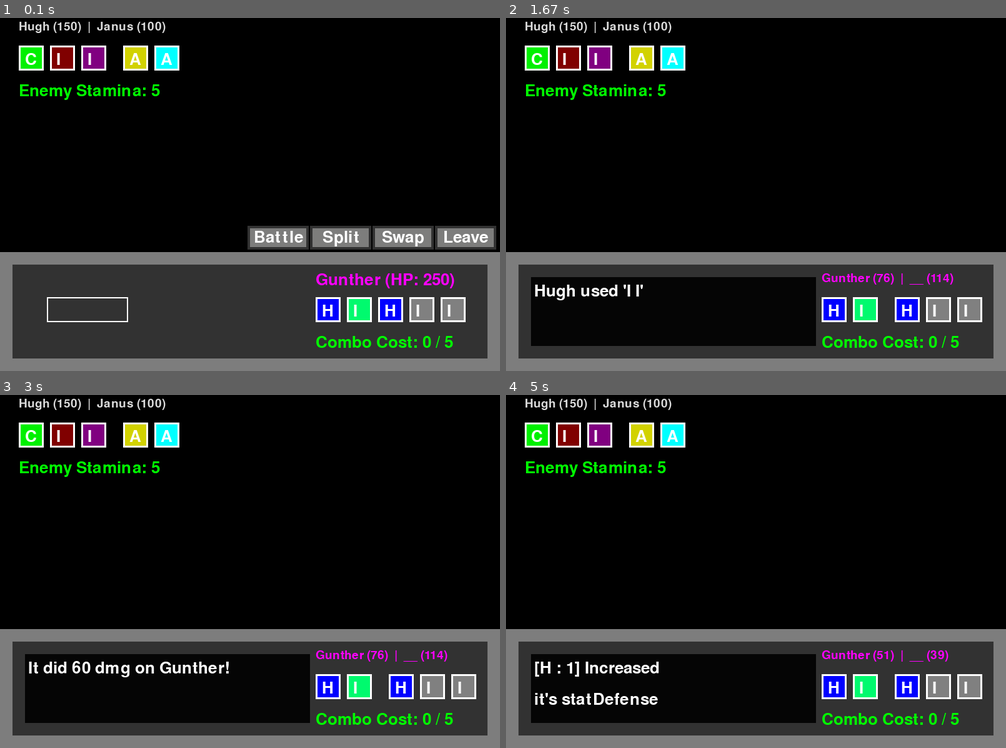
Above: before the commit, frames 1-4 (two rows, left to right).
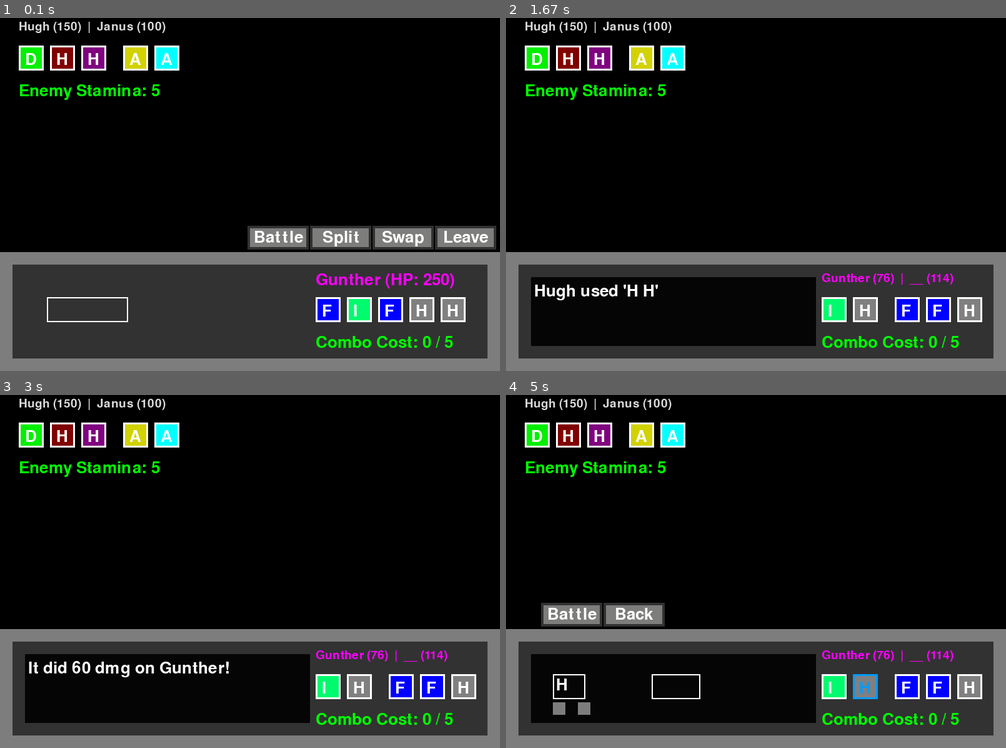
Above: after the commit, the same moments.

Repository: LWhite200/pygames
Game: pygame game, started from WordBound/WordBound.py
Same seed, same stepped clock (60 frames per second), same inputs: the game is played once before the commit and once after it.
Inputs (mouse positions are in pixels of both pictures, inside the frame that each line leads up to):
- Up to frame 1 (0.1 s): no input
- Up to frame 2 (1.67 s): click "H" at 0.38 s; click "I" at 0.72 s; click "Split" at 1.05 s; click "H" at 1.38 s
- Up to frame 3 (3 s): click (380, 423) at 1.72 s; click (435, 687) at 2.05 s; click (295, 465) at 2.38 s; click (210, 536) at 2.72 s
- Up to frame 4 (5 s): click "H" at 3.05 s; click (826, 610) at 3.38 s; click (876, 560) at 3.72 s; click "H" at 4.05 s; click "Battle" at 4.38 s; click (586, 546) at 4.72 s

The runs differ from the first frame. In frame 1, 0.2% of the frame differs, in the area x 5-92%, y 9-85%; in frame 2, 1.0%; in frame 3, 0.9%; in frame 4, 3.9%, in the area x 5-94%, y 9-91%.

Commit message:
Add files via upload

Diff:
--- a/WordBound/WordBound.py
+++ b/WordBound/WordBound.py
@@ -184,7 +184,7 @@
 
 
 def get_random_letters():
-    letter_options = ['A', 'C', 'H', 'I']
+    letter_options = ['A', 'B', 'C', 'D', 'E' , 'F', 'G', 'H', 'I']
     # letter_options = ['A', 'A', 'B', 'B', 'C', 'D', 'E', 'F', 'G', 'H', 'I', 'J', 'K', 'L']
     return [deity.Letter(random.choice(letter_options)) for _ in range(5)]
 
@@ -211,7 +211,7 @@
 # -------- HELPER FUNCTIONS --------
 
 def needAim(player):
-    return not all(letter.char in ('C', 'D', 'G', 'H') for letter in player.lets)
+    return not all(letter.char in ("C", "D", "F", "G", "I", "K") for letter in player.lets)
 
 def hitMulti(player):
     return any(letter.char in ('C', 'D') for letter in player.lets)
@@ -236,9 +236,8 @@
 def calculate_damage(attacking, receiving):
     global curDialog, tempBattleDialog
 
-    attacking.removeTemporary() # remove all their temporary stat changes
-    aboveOrBelow = sum(letter.power for letter in attacking.lets) # for display
-    base_damage = 0 # sum(letter.power for letter in word)
+    attacking.removeTemporary()
+    base_damage = 0
 
     #---------------------------------------------------------------------------------
     for i, letter in enumerate(attacking.lets):
@@ -247,8 +246,13 @@
         oppType = receiving.battleType
         letterStat = letter.statChange.split(",")
 
-        # Calculate Damage
-        if letterDmg > 0:
+        attribute = letterStat[0] # no need to change
+        direction = 1 if letterStat[1] == 'increase' else -1 if letterStat[1] == 'decrease' else letterStat[1] # increase, decrease, 'burn'
+        who = attacking if letterStat[1] == 'user' else receiving
+
+
+
+        if attribute == 'curHP':
             if letterType in weaknesses[oppType]:
                 base_damage += letterDmg + 10
             elif letterType in resistances[oppType]:
@@ -256,35 +260,13 @@
             else:
                 base_damage += letterDmg
 
-        # Calculate Changes to enemy stats
-        for target, role in [(receiving, "opp"), (attacking, "user")]:
-            if letterStat and len(letterStat) > 2 and letterStat[2] == role and letter.char != "G":
-                stat = letterStat[0]
-
-                stat = ("stat" if i == 0 else "temp") + stat
-
-                if target == attacking:
-                    tempBattleDialog.append(f"[{letter.char} : {str(i+1)}] {letterStat[1]}d")
-                    tempBattleDialog.append(f"it's {stat}")
-                else:
-                    tempBattleDialog.append(f"{str(i+1)} : [ {letter.char} ] {letterStat[1]}d")
-                    tempBattleDialog.append(f"{target.name}'s {stat} ")
-
-                if hasattr(target, stat):  # Ensure target has the stat attribute
-                    if letterStat[1] == "increase":
-                        change = 1
-                    else:
-                        change = -1
-                    setattr(target, stat, getattr(target, stat) + change)
-
-
-
-    #if base_damage > aboveOrBelow and base_damage > 0:
-       # curDialog.append("Super Effective!!!")
-       # curDialog.append(f"")
-    #elif base_damage < aboveOrBelow and base_damage > 0:
-       # curDialog.append("Not That Effective")
-       # curDialog.append(f"")
+        elif attribute in ('attack', 'defense', 'accuracy'):
+            attribute = "temp" + attribute if i >0 else attribute # defense or tempdefense stat
+            changedHow = "increased" if direction == 1 else "decreased"
+            setattr(who, attribute, getattr(who, attribute) + direction) # --- do this chat gbt
+            thePerson = "it's" if who == attacking else str(receiving.name)
+            curDialog.append(f"[{letter.char} : {str(i+1)}] {changedHow}")
+            curDialog.append(f"{thePerson} {attribute}")
 
     return base_damage
 
@@ -295,82 +277,63 @@
 def curMove(person, target, SecondTarg):
     global player1, player2, enemy, enemy2, curDialog, playerTeam, enemyTeam, tempBattleDialog
 
+    # If person has multi-hit, find what their other target is (defaut is player1 or enemy [1])
     targTeam = playerTeam if (target == player1 or target == player2) else enemyTeam
     t1, t2 = target, None
-
-    # If person has multi-hit, find what their other target is (defaut is player1 or enemy [1])
     if hitMulti(person):
         if targTeam == playerTeam:
             t2 = player1 if (t1 == player2) else player2
         else:
             t2 = enemy if (t1 == enemy2) else enemy2
 
-
-
-    # What move
     curDialog.append(f"{person.name} used '{' '.join([letter.char for letter in person.lets])}'")
     curDialog.append(f"")
 
     for targ in [t1, t2]:
-
         if not targ:
             continue
-
-
 
         # --- If protect is used ---
         if targ.protect >= 3 and targ != person:
             curDialog.append(f"{person.name} hit into")
             curDialog.append(f"protected {targ.name}")
             continue
-
-        # stop from hitting self
         elif person.protect >= 3 and not needAim(person):
             continue
-
         if person.curHP <= 0 or targ.curHP <= 0:
             continue
 
-
+        # So only attacks that hit multiple targets hit the second target
         temp = []
-        # So only attacks that hit multiple targets him the second target
         if targ == t2:
             temp = MultiHitPerson(person)
-            print(f"{temp.name} {len(temp.lets)}")
             dmg = calculate_damage(temp, targ)
         else:
-            print(f"{person.name} {len(person.lets)}")
             dmg = calculate_damage(person, targ)
-
         if temp:
             person.lets = temp
 
+        # calculate the damage done
+        # also do some dialog display
         peekHP = 0
         targ.take_damage(dmg)
         peekHP = targ.curHP
         targTeam[0].curHP -= dmg
         if targTeam[0].curHP < 0:
             targTeam[0].curHP = 0
-
-
         if dmg > 0:
             curDialog.append(f"It did {dmg} dmg on {targ.name}!")
             curDialog.append(f"")
-
         for dialog in tempBattleDialog:
             curDialog.append(dialog)
         tempBattleDialog = []
 
-
         # remove targ if they died
         if peekHP < 1:
-
             ThisSecond = True if targ == (player2 or enemy2) else False
-
             if targ:
                 curDialog.append(f"{targ.name}'s fainted!")
                 curDialog.append(f"")
-
             if targTeam == playerTeam:
                 if ThisSecond:
                     player2 = None
@@ -387,6 +350,9 @@
     # Reset things
     # ---blank for now as how is the stamina undated, does each deity have unique???---    person.update_stamina(person.calculate_combo_stamina_cost())
     person.lets = []
+
+
+
 
 
 
@@ -1021,6 +987,7 @@
 
 
 
+
             playerTurn = True  # Reset for the next turn
 
 
--- a/WordBound/objs/deity.py
+++ b/WordBound/objs/deity.py
@@ -35,41 +35,106 @@
         self.tier = random.randint(1, 3)
 
         self.power = 50 if self.char in ["A", "B"] else 25 if self.char in ["C", "D"] else 0
-        self.statChange = "" if self.char in ["A", "B"] else self.getStatChange(self.char)
+        self.statChange = self.getStatChange(self.char)
 
         self.Accuracy = 100
 
     def getStatChange(self, letter):
 
-        # letters not present: A, B, C, D
-
-        # status
-        if letter == "E":
-            return "Accuracy,increase,user"
-
-        # Heal
+        # notNeedAim --- ('C', 'D', 'G', 'H', 'F', 'I', 'K')
+
+        # multi hit ---- ('C', 'D') or contains 'M'
+
+        # ---- Must Be Alone ---- ("G", U, V, J)
+
+        # must be paired with attacking (M, I, S)
+
+        # ("C", "D", "F", "G", "I", "K")
+
+        if letter == "A":
+            return "curHP,decrease,opp"
+
+        elif letter == "B":
+            return "curHP,decrease,opp"
+
+        elif letter == "C":
+            return "curHP,decrease,opp"
+
+        elif letter == "D":
+            return "curHP,decrease,opp"
+
+        elif letter == "E":
+            return "attack,decrease,opp"
+
         elif letter == "F":
-            return "Accuracy,decrease,opp"
-
-        # Protect, must be alone for full protect, else it is 'wide guard' with slight defense boost
+            return "attack,increase,user"
+
         elif letter == "G":
-            return "Defense,increase,user"
-
-        # Current Move Accuracy increase, no miss?
+            return "PROTECT,increase,user"
+
         elif letter == "H":
-            return "Defense,Increase,user"
-
-        # Changes weather if out front, else temporary current turn weather change
+            return "defense,decrease,opp"
+
         elif letter == "I":
-            return "Accuracy,decrease,opp"
-
-        # User cannot switch out [j, idk abouit k and L]
+            return "defense,increase,user"
+
+        elif letter == "J":
+            return "accuracy,decrease,opp"
+
+        elif letter == "K":
+            return "accuracy,increase,user"
+
+
+
+
+
+
+
+
+        elif letter == "L":
+            return "Perish Song"
+
+        elif letter == "M":
+            return "weather"
+
+        elif letter == "N":
+            return "MEAN LOOK"
+
+        # ---- Must be paired with attacking ----
+        elif letter == "O":
+            return "MULTI-ATTACK"
+
+        elif letter == "P":
+            return "Multi-stat"
+
+        elif letter == "Q":
+            return "FakeOut"
+
+
+
+
+
+
+
+        elif letter == "R":
+            return "BURN"
+
+        elif letter == "S":
+            return "SHOCK"
+
+        elif letter == "T":
+            return "FREEZE"
+
+        # -- Stat changing below ---
+
+        # ---- ATTACK CHANGE ----
+
+
+        # ---- DEFENSE CHANGE ----
+
+
         else:
             return ""
-
-    def getRandomStat(self, isStatus):
-        if not isStatus:
-            return random.choice(["speed", "physical", "special", "Accuracy"])
 
     def ranColor(self):
         colors = ["red", "blue", "green", "brown", "lime", "yellow", "black", "white", "grey", "cyan", "magenta", "orange", "purple", "maroon"]
@@ -88,36 +153,36 @@
         self.letters = letters # What the deity can use
         self.lets = []         # current move the player is choosing to do
 
-        self.physical = 100
-        self.defense = 100
-        self.special = 100
-        self.Accuracy = 100
+        self.baseAttack = 100
+        self.baseDefense = 100
+        self.baseSpecial = 100
+        self.baseAccuracy = 100
 
         # -- stats below are stages, out of 6. 1/4 for all stat increase so maximum of *2.5
 
         self.protect = 0 # 0 = not, 1 = not first, 2 = 2/3, 3 = total protect
 
         # may remain entire game
-        self.statPhysical = 0
-        self.statDefense = 0
-        self.statSpecial = 0
-        self.statAccuracy = 0
+        self.attack = 0
+        self.defense = 0
+        self.special = 0
+        self.accuracy = 0
 
         # for the specific turn
-        self.tempPhysical = 0
-        self.tempDefense = 0
-        self.tempSpecial = 0
-        self.tempAccuracy = 0
+        self.tempattack = 0
+        self.tempdefense = 0
+        self.tempspecial = 0
+        self.tempaccuracy = 0
 
         self.comboStamina = 5
         self.battleType = self.randType()
         self.battleColor = color_mapping(self.battleType)
 
     def removeTemporary(self):
-        self.tempPhysical = 0
-        self.tempDefense = 0
-        self.tempSpecial = 0
-        self.tempAccuracy = 0
+        self.tempattack = 0
+        self.tempdefense = 0
+        self.tempspecial = 0
+        self.tempaccuracy = 0
 
     def take_damage(self, damage):
         self.curHP -= damage
